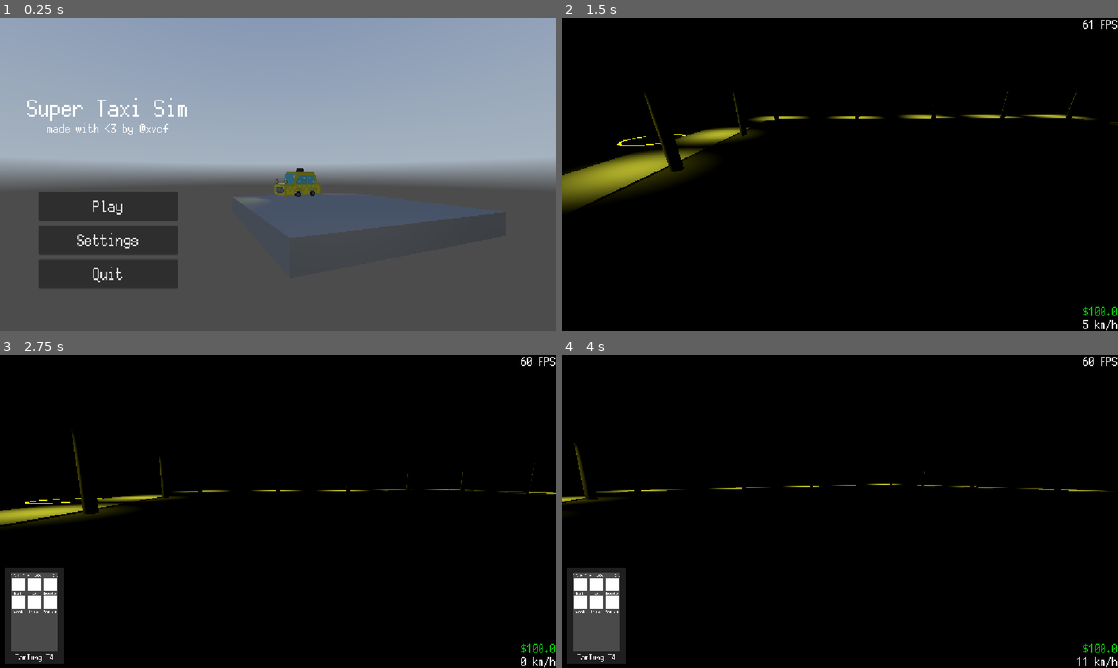
Above: before the commit, frames 1-4 (two rows, left to right).
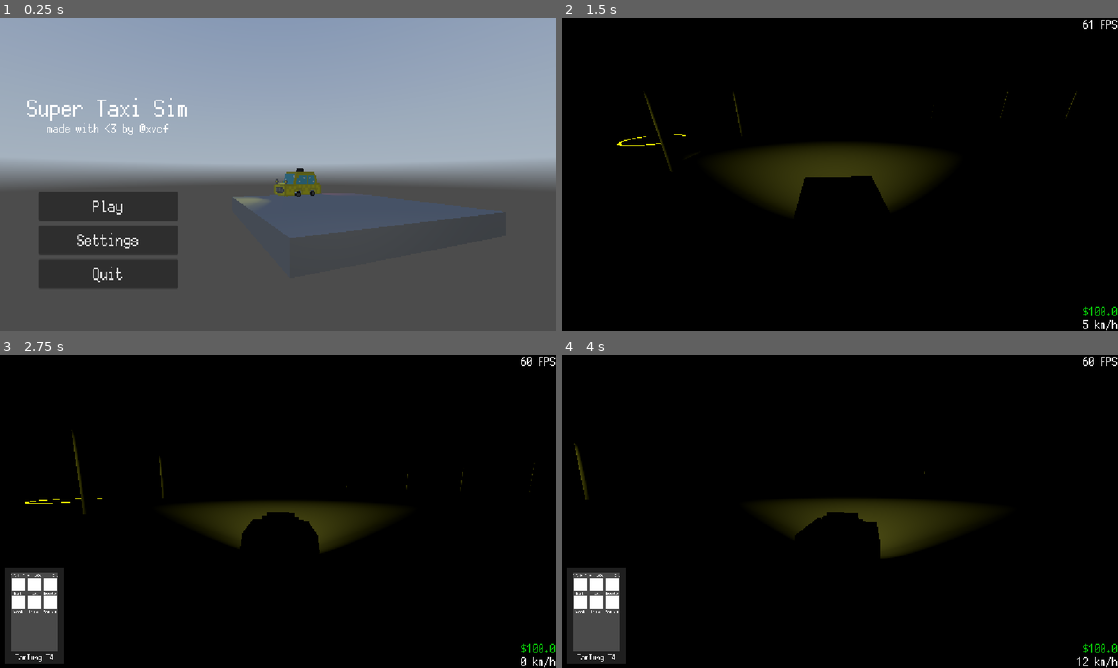
Above: after the commit, the same moments.

Repository: RafaeloxMC/super-taxi-sim
Game: Godot game, scene res://scenes/ui/main_menu.tscn
The game is run twice, just before and just after one commit, with the same random seed, the same clock (stepped at 60 frames per second) and the same inputs. A sky picture missing from this copy of the repository is replaced by a grey-blue gradient.
Inputs:
- Up to frame 1 (0.25 s): no input
- Up to frame 2 (1.5 s): click "Play" at 0.5 s; click "Create Company" at 1.25 s
- Up to frame 3 (2.75 s): tap Enter at 2 s; hold D (steer_right) from 2.03 s (still down); tap Q (phone) at 2.1 s
- Up to frame 4 (4 s): release D (steer_right) at 2.78 s; hold S (brake) 2.78-3.53 s; tap Alt at 2.85 s; hold D (steer_right) from 3.53 s (still down); tap Shift at 3.6 s

The runs differ from the first frame. In frame 1, less than 0.1% of the frame differs, in the area x 42-45%, y 57-60%; in frame 2, 7.8%, in the area x 0-100%, y 29-63%; in frame 3, 3.9%; in frame 4, 3.7%.

Commit message:
Fix bug where cars lights did not show on floor

Diff:
--- a/scenes/map/world.tscn
+++ b/scenes/map/world.tscn
@@ -26,13 +26,14 @@
 lighting_source = NodePath("DirectionalLight3D")
 world_environment = NodePath("WorldEnvironment")
 
-[node name="TemporaryMap" type="Node3D" parent="."]
+[node name="TemporaryMap" type="CSGCombiner3D" parent="."]
+use_collision = true
 
 [node name="CSGBox3D" type="CSGBox3D" parent="TemporaryMap"]
 transform = Transform3D(1, 0, 0, 0, 1, 0, 0, 0, 1, 63.382294, 0, -31.26352)
 use_collision = true
 size = Vector3(360.7531, 1, 207.31793)
-material = SubResource("StandardMaterial3D_qfnet")
+material = SubResource("StandardMaterial3D_5kusv")
 
 [node name="CSGBox3D2" type="CSGBox3D" parent="TemporaryMap"]
 transform = Transform3D(1, 0, 0, 0, 1, 0, 0, 0, 1, -3.285675, 2.1849976, -11.634551)
@@ -97,9 +98,6 @@
 transform = Transform3D(1, 0, 0, 0, 0.9808057, -0.19498761, 0, 0.19498761, 0.9808057, -32.11312, -1.7709343, -100.16075)
 use_collision = true
 size = Vector3(12.276367, 3.3826904, 31.000488)
-
-[node name="Taxi" parent="." instance=ExtResource("1_nap83")]
-transform = Transform3D(1, 0, 0, 0, 1, 0, 0, 0, 1, -0.68463945, 3.8051562, -0.51555824)
 
 [node name="DirectionalLight3D" type="DirectionalLight3D" parent="."]
 transform = Transform3D(1, 0, 0, 0, -4.371139e-08, 1, 0, -1, -4.371139e-08, 0, 11.245623, 0)
@@ -182,6 +180,9 @@
 [node name="Car" parent="." instance=ExtResource("7_il0qy")]
 transform = Transform3D(1, 0, 0, 0, 1, 0, 0, 0, 1, 36.229774, 10.057867, 11.458221)
 
+[node name="Taxi" parent="." instance=ExtResource("1_nap83")]
+transform = Transform3D(1, 0, 0, 0, 1, 0, 0, 0, 1, -0.68463945, 3.8051562, -0.51555824)
+
 [node name="Character" parent="." instance=ExtResource("8_haap5")]
 transform = Transform3D(1.5, 0, 0, 0, 1.5, 0, 0, 0, 1.5, 24.815407, 2, 26.649658)
 
--- a/scenes/taxi.tscn
+++ b/scenes/taxi.tscn
@@ -53,12 +53,14 @@
 [node name="Right" type="SpotLight3D" parent="Car/Model/Front Lights"]
 transform = Transform3D(-1, 0, -8.742278e-08, 0, 1, 0, 8.742278e-08, 0, -1, -0.54945457, 1.0487045, 1.499769)
 light_color = Color(1, 1, 0.3529412, 1)
-spot_range = 15.0
+spot_range = 25.0
+spot_attenuation = 0.2
 
 [node name="Left" type="SpotLight3D" parent="Car/Model/Front Lights"]
 transform = Transform3D(-1, 0, -8.742278e-08, 0, 1, 0, 8.742278e-08, 0, -1, 0.54689085, 1.0487045, 1.499769)
 light_color = Color(1, 1, 0.3529412, 1)
-spot_range = 15.0
+spot_range = 25.0
+spot_attenuation = 0.2
 
 [node name="Back Lights" type="Node3D" parent="Car/Model"]
 
Not shown: 1 places in scenes/map/world.tscn that only renumber resources
